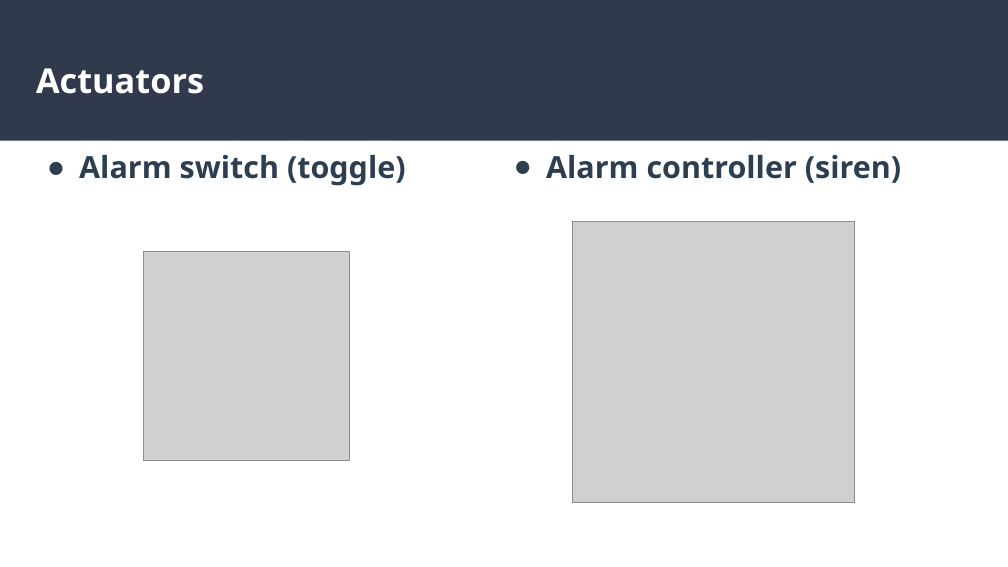
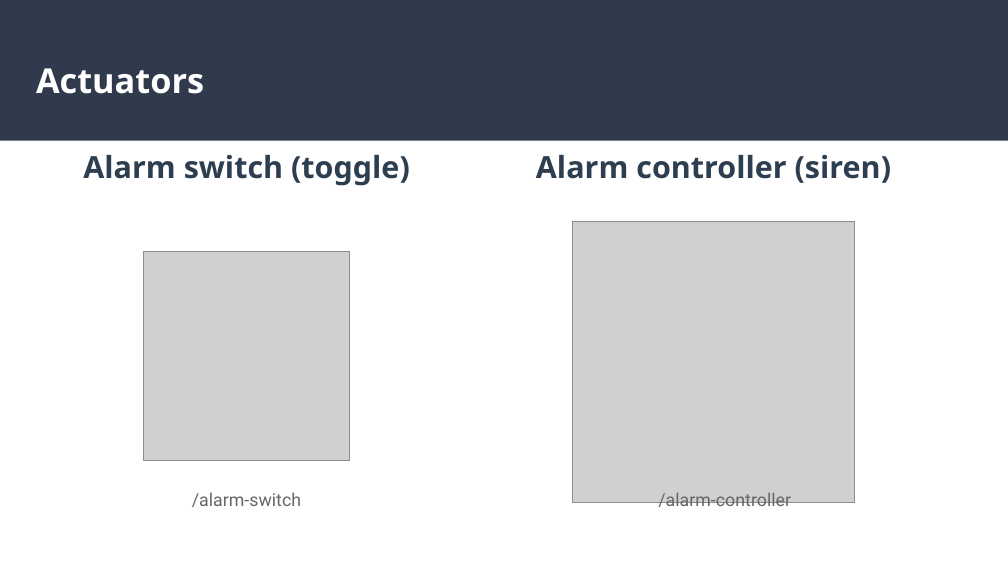
Before and after one commit to Mattia-Sacchi/AlarmSystem-CoAP, a slide deck: slide 4 of Docs/IIoT Impress.odp (slide 3 before the commit). Drawn at 1008x567 pixels with LibreOffice and Linux fonts; fonts in the diff are those of the drawing; grey boxes stand for pictures. Boxes give left, top, right and bottom in pixels: in the first picture for what was removed or moved away, otherwise in the second. Text is boxed around its words. In the diff, an @@ line names an element or a change of style, - is before the commit and + after.

```diff
--- a/Docs/IIoT Impress.odp
+++ b/Docs/IIoT Impress.odp
@@ text "Alarm switch (toggle)" at (83,155,410,186): alignment left to centre; bullet ● to none @@
@@ text "Alarm controller (siren)" at (536,155,891,183): alignment left to centre; bullet ● to none @@
@@ text added at (192,492,301,507), 14 pt, text #666666 @@
+/alarm-switch
@@ text added at (658,493,791,511), 14 pt, text #666666 @@
+/alarm-controller
```
Also in this commit, not shown: 4 other slides changed, 1 slide added, 13 other files.
